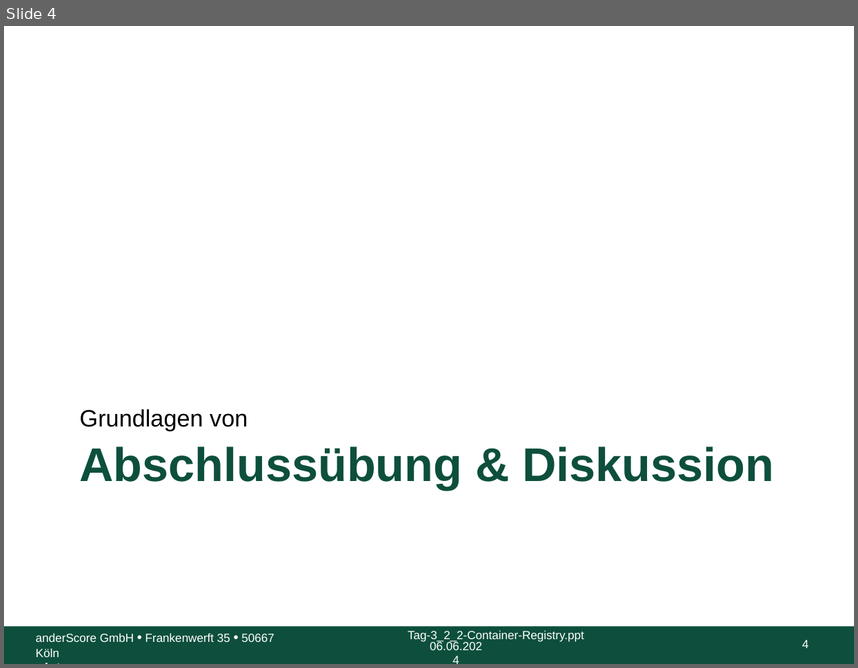
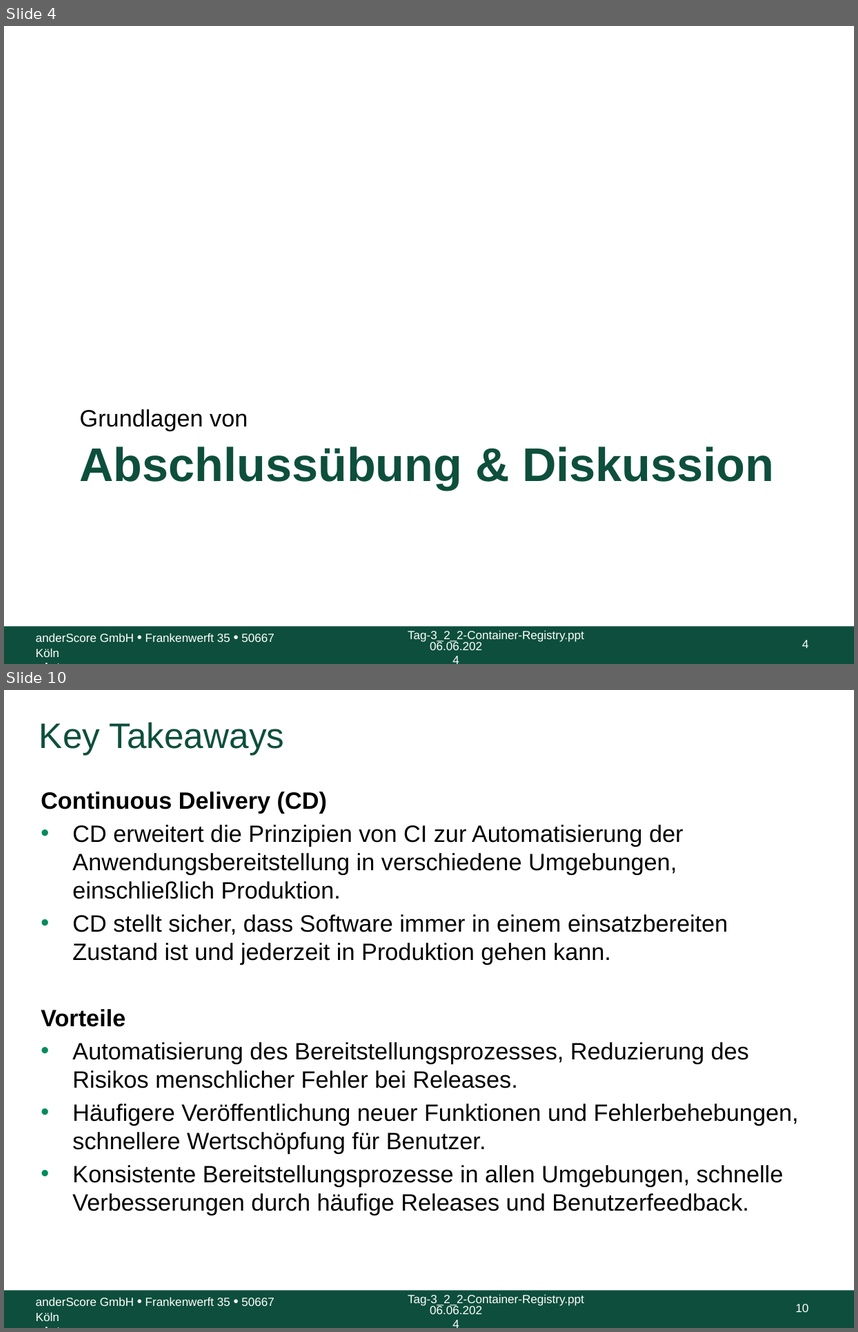
Before and after one commit to anderscore-gmbh/gitlab, a slide deck: slides/Tag-3_5-Abschluss.pptx. Shown one above the other, each under a label of ours: slide 4 before the commit, slides 4 and 10 after it; the slides between them are not shown. The pictures are 858x668 and 858x1332 pixels, drawn with LibreOffice and Linux fonts; fonts in the diff are those of the drawing; background and template pictures are left out. Boxes give left, top, right and bottom in pixels: in the first picture for what was removed or moved away, otherwise in the second. Text is boxed around its words. In the diff, an @@ line names an element or a change of style, - is before the commit and + after.

```diff
--- a/slides/Tag-3_5-Abschluss.pptx
+++ b/slides/Tag-3_5-Abschluss.pptx
@@ slide 10 added at box(4, 690, 854, 1328), background #FFFFFF; not listed: 5 template elements that a slide beside it also shows @@
@@ title added at box(39, 722, 285, 755), 30 pt, text #0D4F3C @@
+Key Takeaways
@@ text added at box(41, 791, 799, 1215), 20 pt, text #000000 @@
+Continuous Delivery (CD)
+• CD erweitert die Prinzipien von CI zur Automatisierung der Anwendungsbereitstellung in verschiedene Umgebungen, einschließlich Produktion.
+• CD stellt sicher, dass Software immer in einem einsatzbereiten Zustand ist und jederzeit in Produktion gehen kann.
+Vorteile
+• Automatisierung des Bereitstellungsprozesses, Reduzierung des Risikos menschlicher Fehler bei Releases.
+• Häufigere Veröffentlichung neuer Funktionen und Fehlerbehebungen, schnellere Wertschöpfung für Benutzer.
+• Konsistente Bereitstellungsprozesse in allen Umgebungen, schnelle Verbesserungen durch häufige Releases und Benutzerfeedback.
```
Also in this commit, not shown: 1 slide changed, 7 other slides added.
